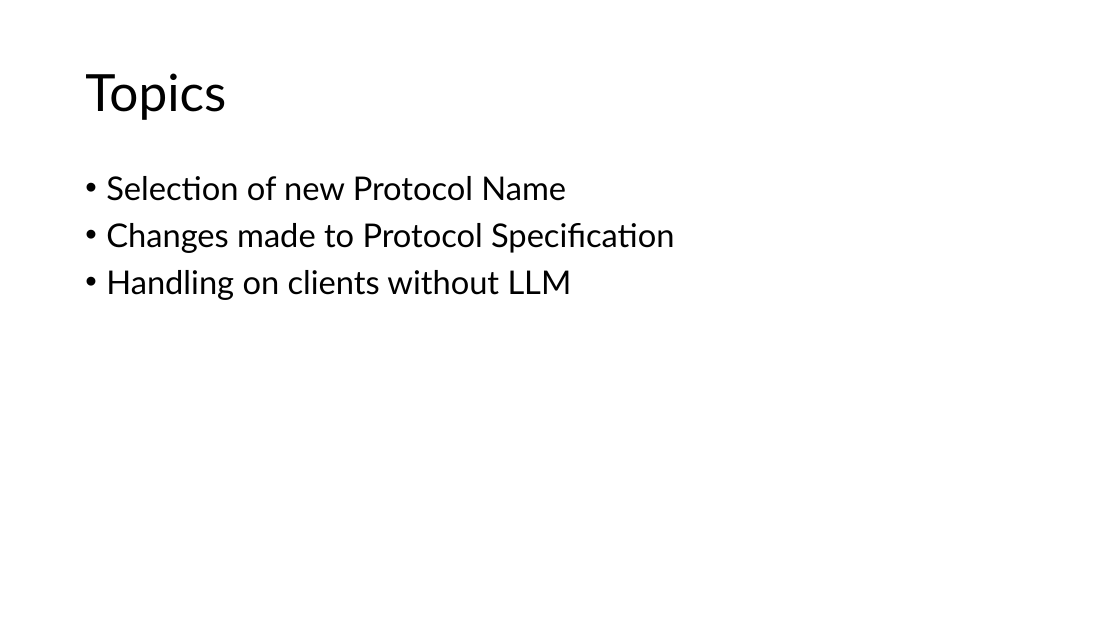
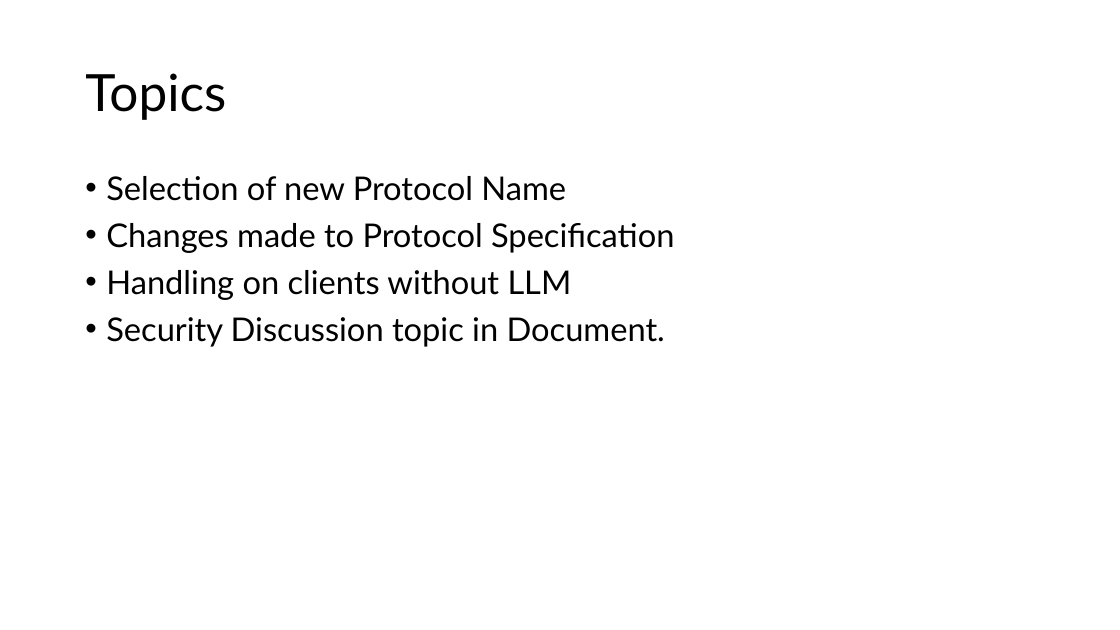
Before and after one commit to Enterprise-Neurosystem/nlip, a slide deck: slide 2 of minutes/2024-Aug-28.pptx. Drawn at 1120x630 pixels with LibreOffice and Linux fonts; fonts in the diff are those of the drawing. Boxes give left, top, right and bottom in pixels: in the first picture for what was removed or moved away, otherwise in the second. Text is boxed around its words. In the diff, an @@ line names an element or a change of style, - is before the commit and + after.

```diff
--- a/minutes/2024-Aug-28.pptx
+++ b/minutes/2024-Aug-28.pptx
@@ text at <box>106,317,665,347</box>: paragraph added @@
+• Security Discussion topic in Document.
```
